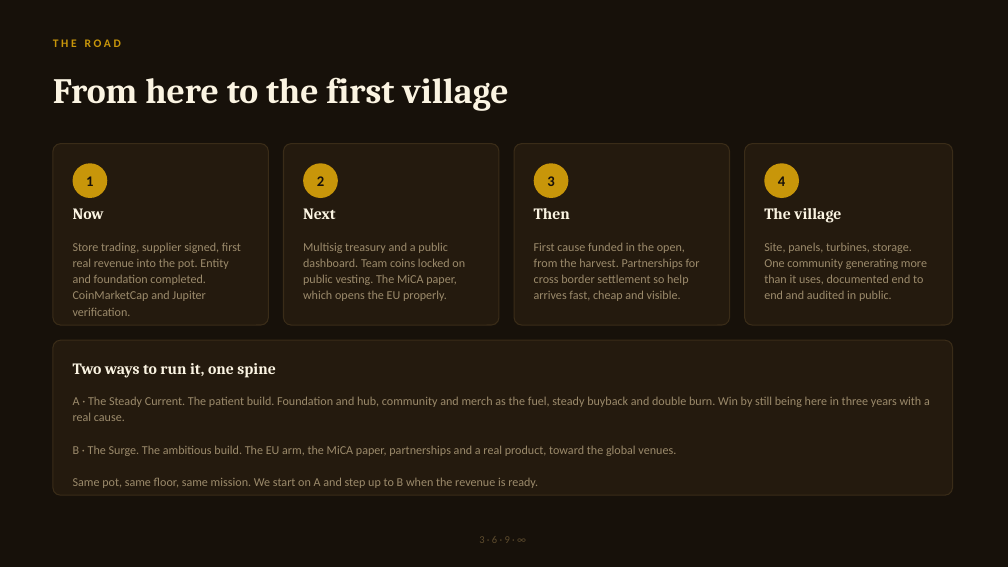
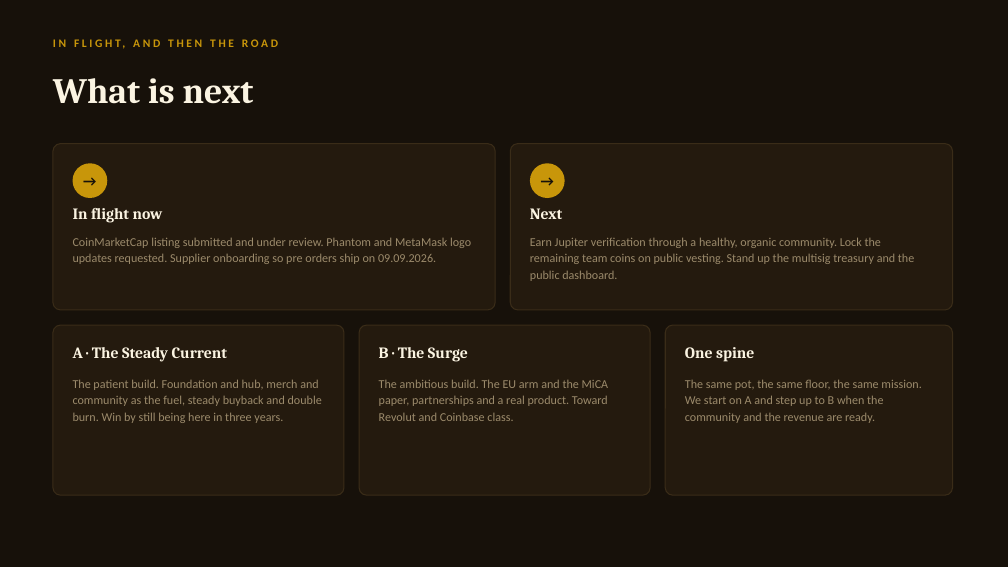
Before and after one commit to anatomyofagoalofficial-lab/zapp369, a slide deck: slide 15 of ZAPP_Deck.pptx (slide 16 before the commit). Drawn at 1008x567 pixels with LibreOffice and Linux fonts; fonts in the diff are those of the drawing. Boxes give left, top, right and bottom in pixels: in the first picture for what was removed or moved away, otherwise in the second. Text is boxed around its words. In the diff, an @@ line names an element or a change of style, - is before the commit and + after.

```diff
--- a/ZAPP_Deck.pptx
+++ b/ZAPP_Deck.pptx
@@ text at box(53, 78, 254, 104): text changed @@
-From here to the first village
+What is next
@@ rounded rectangle: place and size @@
-rounded rectangle at box(53, 144, 268, 325)
+rounded rectangle at box(53, 144, 495, 310)
@@ rounded rectangle: place and size @@
-rounded rectangle at box(284, 144, 499, 325)
+rounded rectangle at box(510, 144, 953, 310)
@@ text at box(86, 176, 93, 186): text changed @@
-1
+→
@@ text removed at box(317, 176, 324, 186) @@
-2
@@ ellipse: place and size @@
-ellipse at box(303, 163, 338, 198)
+ellipse at box(530, 163, 565, 198)
@@ text added at box(530, 163, 565, 198), 14 pt, text #17110A, bold @@
+→
@@ ellipse removed at box(534, 163, 569, 198) @@
@@ text removed at box(547, 176, 554, 186) @@
-3
@@ ellipse removed at box(765, 163, 799, 198) @@
@@ text removed at box(778, 176, 785, 186) @@
-4
@@ text at box(73, 208, 163, 223): text changed @@
-Now
+In flight now
@@ text "Next": place and size @@
-text "Next" at box(303, 208, 336, 219)
+text "Next" at box(530, 208, 563, 219)
@@ text removed at box(534, 208, 570, 219) @@
-Then
@@ text removed at box(764, 208, 841, 223) @@
-The village
@@ text at box(73, 237, 471, 264): text changed @@
-Store trading, supplier signed, first real revenue into the pot. Entity and foundation completed. CoinMarketCap and Jupiter verification.
+CoinMarketCap listing submitted and under review. Phantom and MetaMask logo updates requested. Supplier onboarding so pre orders ship on 09.09.2026.
@@ text at box(530, 237, 914, 281): text changed @@
-Multisig treasury and a public dashboard. Team coins locked on public vesting. The MiCA paper, which opens the EU properly.
+Earn Jupiter verification through a healthy, organic community. Lock the remaining team coins on public vesting. Stand up the multisig treasury and the public dashboard.
@@ text removed at box(764, 243, 927, 301) @@
-Site, panels, turbines, storage. One community generating more than it uses, documented end to end and audited in public.
@@ rounded rectangle: place and size @@
-rounded rectangle at box(514, 144, 730, 325)
+rounded rectangle at box(53, 325, 344, 495)
@@ rounded rectangle: place and size @@
-rounded rectangle at box(53, 340, 953, 495)
+rounded rectangle at box(359, 325, 650, 495)
@@ proportions changed in 5 elements at box(53, 144, 495, 310), box(53, 325, 344, 495), box(510, 144, 953, 310), box(359, 325, 650, 495), box(665, 325, 953, 495) @@
@@ rounded rectangle: place and size @@
-rounded rectangle at box(745, 144, 953, 325)
+rounded rectangle at box(665, 325, 953, 495)
@@ text added at box(73, 347, 228, 362), 15 pt, text #FBF4E2, bold @@
+A · The Steady Current
@@ text at box(379, 347, 468, 362): text changed; size 11.5 to 15 pt; font Calibri to Cambria; text colour #9B8A6B to #FBF4E2; bold on @@
-First cause funded in the open, from the harvest. Partnerships for cross border settlement so help arrives fast, cheap and visible.
+B · The Surge
@@ text added at box(685, 347, 754, 362), 15 pt, text #FBF4E2, bold @@
+One spine
@@ text removed at box(73, 363, 275, 378) @@
-Two ways to run it, one spine
@@ text added at box(73, 379, 322, 423), 11.5 pt, text #9B8A6B @@
+The patient build. Foundation and hub, merch and community as the fuel, steady buyback and double burn. Win by still being here in three years.
@@ text at box(213, 380, 579, 421): text changed @@
-THE ROAD
+IN FLIGHT, AND THEN THE ROAD
@@ text added at box(379, 379, 609, 421), 11.5 pt, text #9B8A6B @@
+The ambitious build. The EU arm and the MiCA paper, partnerships and a real product. Toward Revolut and Coinbase class.
@@ text added at box(685, 379, 921, 423), 11.5 pt, text #9B8A6B @@
+The same pot, the same floor, the same mission. We start on A and step up to B when the community and the revenue are ready.
@@ text removed at box(73, 396, 930, 488) @@
-A · The Steady Current. The patient build. Foundation and hub, community and merch as the fuel, steady buyback and double burn. Win by still being here in three years with a real cause.
-B · The Surge. The ambitious build. The EU arm, the MiCA paper, partnerships and a real product, toward the global venues.
-Same pot, same floor, same mission. We start on A and step up to B when the revenue is ready.
@@ text removed at box(479, 536, 510, 543) @@
-3 · 6 · 9 · ∞
```
Also in this commit, not shown: 12 other slides changed, 4 slides added, 5 slides removed, 4 other files.
